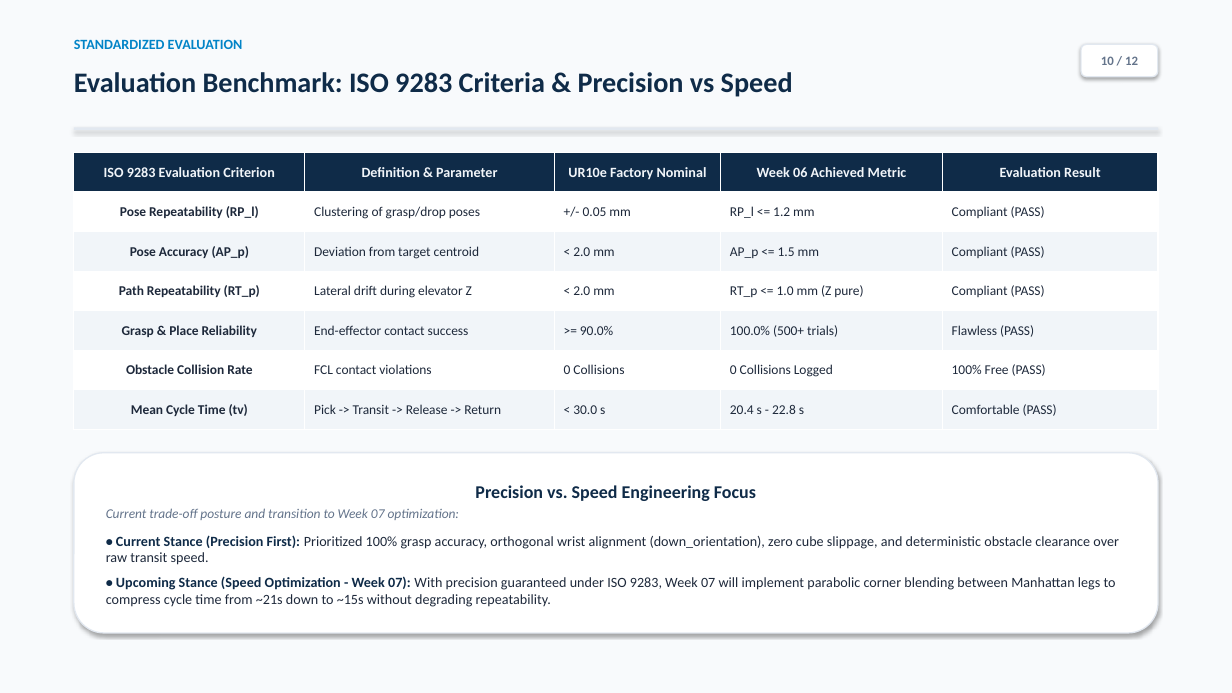
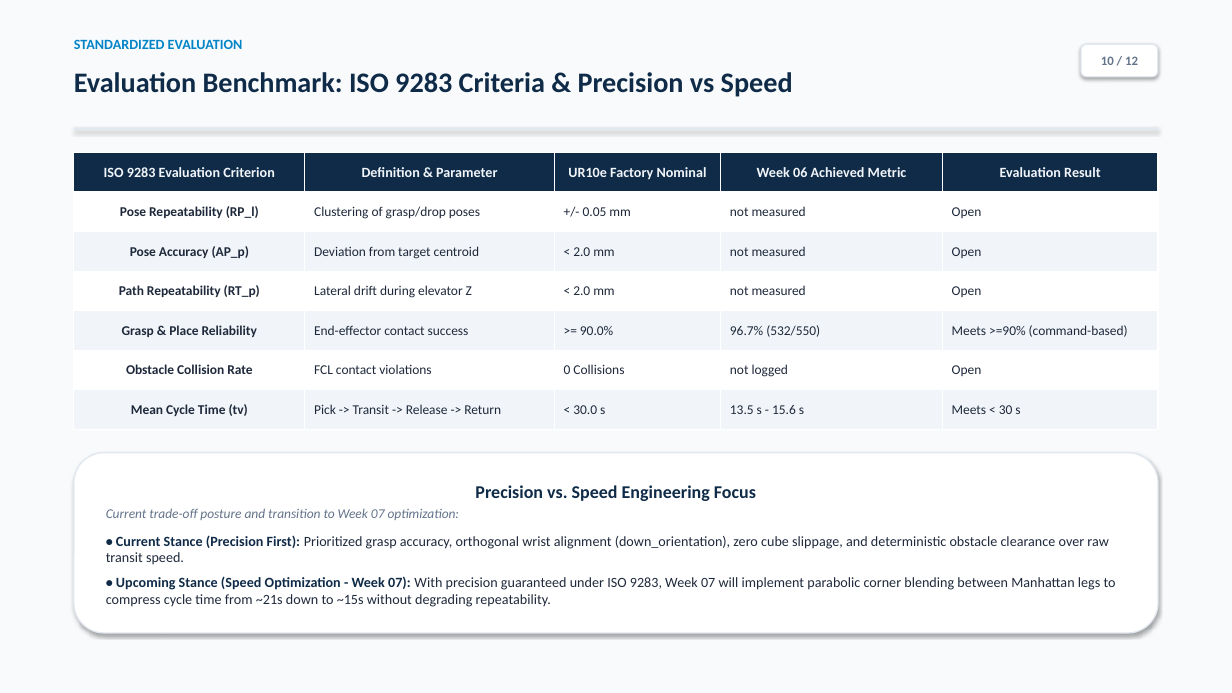
Before and after one commit to Aqikop/VGU26-Project-UC8, a slide deck: slide 10 of docs/week06/UC8_Week06_Presentation.pptx. Drawn at 1232x693 pixels with LibreOffice and Linux fonts; fonts in the diff are those of the drawing. Boxes give left, top, right and bottom in pixels: in the first picture for what was removed or moved away, otherwise in the second. Text is boxed around its words. In the diff, an @@ line names an element or a change of style, - is before the commit and + after.

```diff
--- a/docs/week06/UC8_Week06_Presentation.pptx
+++ b/docs/week06/UC8_Week06_Presentation.pptx
@@ table at (74, 152, 1158, 430) @@
-row 2, column 4: RP_l <= 1.2 mm
+row 2, column 4: not measured
-row 2, column 5: Compliant (PASS)
+row 2, column 5: Open
-row 3, column 4: AP_p <= 1.5 mm
+row 3, column 4: not measured
-row 3, column 5: Compliant (PASS)
+row 3, column 5: Open
-row 4, column 4: RT_p <= 1.0 mm (Z pure)
+row 4, column 4: not measured
-row 4, column 5: Compliant (PASS)
+row 4, column 5: Open
-row 5, column 4: 100.0% (500+ trials)
+row 5, column 4: 96.7% (532/550)
-row 5, column 5: Flawless (PASS)
+row 5, column 5: Meets >=90% (command-based)
-row 6, column 4: 0 Collisions Logged
+row 6, column 4: not logged
-row 6, column 5: 100% Free (PASS)
+row 6, column 5: Open
-row 7, column 4: 20.4 s - 22.8 s
+row 7, column 4: 13.5 s - 15.6 s
-row 7, column 5: Comfortable (PASS)
+row 7, column 5: Meets < 30 s
@@ text in rounded rectangle at (106, 535, 1108, 565): text changed @@
-• Current Stance (Precision First): Prioritized 100% grasp accuracy, orthogonal wrist alignment (down_orientation), zero cube slippage, and deterministic obstacle clearance over raw transit speed.
+• Current Stance (Precision First): Prioritized grasp accuracy, orthogonal wrist alignment (down_orientation), zero cube slippage, and deterministic obstacle clearance over raw transit speed.
```
Also in this commit, not shown: 5 other slides changed, 13 other files.
